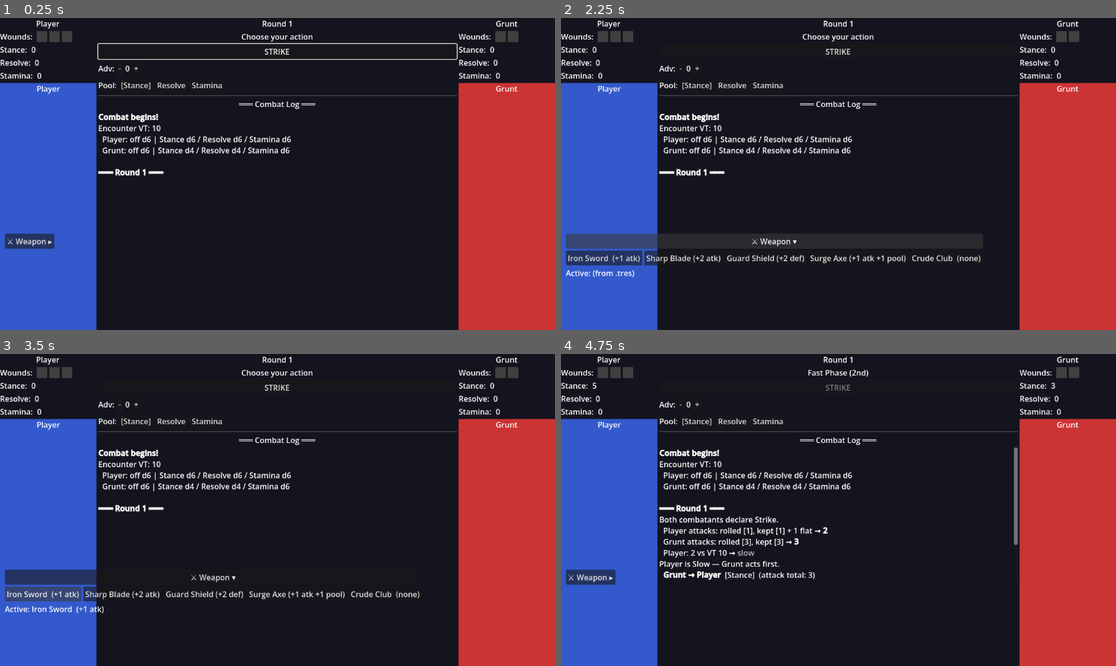
Above: before the commit, frames 1-4 (two rows, left to right).
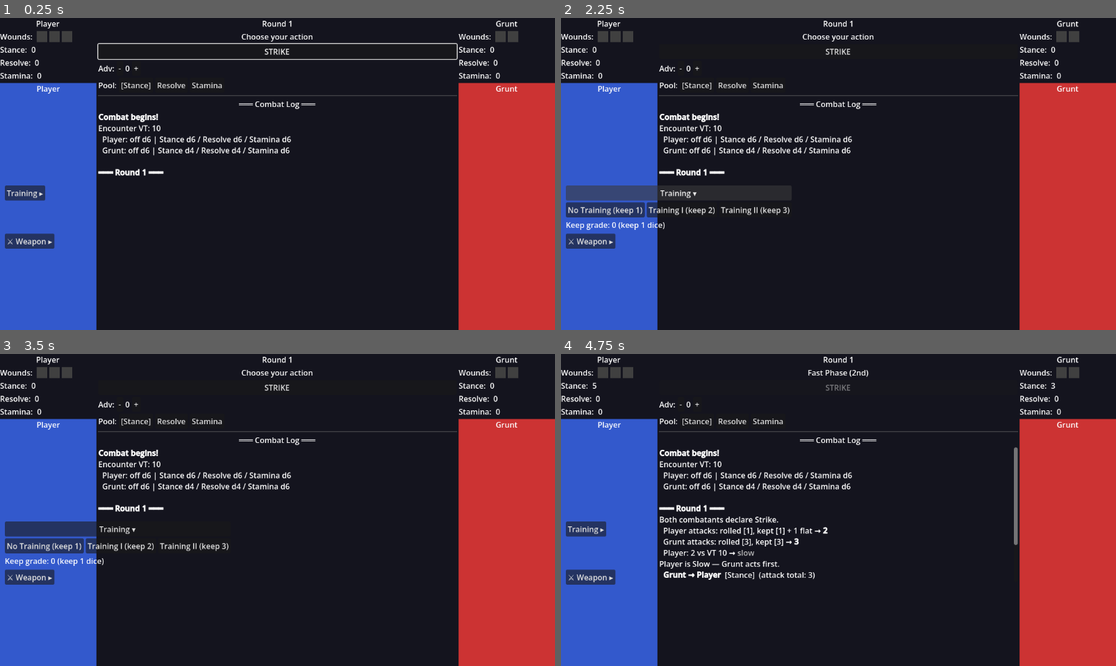
Above: after the commit, the same moments.

Repository: ivano777/kronomania
Game: Godot game, scene res://scenes/battle/BattleScene.tscn
Two runs of this game, one before a commit and one after it. Both use one fixed random seed, a clock stepped at 60 frames per second and the inputs below.
Inputs (mouse positions are in pixels of both pictures, inside the frame that each line leads up to):
- Up to frame 1 (0.25 s): no input
- Up to frame 2 (2.25 s): click "⚔ Weapon ▸" at 0.5 s; click "⚔ Weapon ▾" at 1.25 s; click "⚔ Weapon ▸" (after the commit: "Training ▸") at 2 s
- Up to frame 3 (3.5 s): click (44, 594) at 2.75 s, where only the run before the commit has a clickable "Iron Sword (+1 atk)"
- Up to frame 4 (4.75 s): click "⚔ Weapon ▾" (after the commit: "Training ▾") at 3.5 s; click "STRIKE" at 4.25 s

The runs differ from the first frame. In frame 1, 0.4% of the frame differs, in the area x 0-9%, y 53-59%; in frame 2, 4.2%, in the area x 0-76%, y 53-84%; in frame 3, 4.1%; in frame 4, 0.4%.

Commit message:
feat(progression): Node resource + Training keep grade data-driven wiring
- Add NodeData resource class (category, effect_type, effect_value) as the
  foundation for the Constellation progression system
- Add training_keep_1.tres and training_keep_2.tres authored nodes
- Add CombatantData.starting_nodes: Array[NodeData]; keep_grade remains as
  fallback when no Training node is present
- Wire player_default.tres to start with Training Keep I (effective keep
  grade 1 → keeps 2 dice per roll)
- CombatantState loads starting_nodes into unlocked_nodes at combat init;
  _training_keep_grade() replaces all three direct keep_grade reads
- Add DebugNodeSelector debug widget to toggle Training grades mid-combat
- Update project-status.md: mark Node resource and Keep grade items done

Co-Authored-By: Claude Sonnet 4.6 <noreply@anthropic.com>

Diff:
--- a/autoloads/CombatManager.gd
+++ b/autoloads/CombatManager.gd
@@ -50,6 +50,7 @@
 	var max_wounds: int     = 3
 	var is_defeated: bool   = false
 	var weapon_override: EquipmentData = null  # set by debug tools; null = use data.equipped_weapon
+	var unlocked_nodes: Array[NodeData] = []   # runtime copy of starting_nodes; debug tools may modify
 	# Per-pool guard state (Stance / Resolve / Stamina).
 	var stance_guard: int   = 0
 	var resolve_guard: int  = 0
@@ -63,6 +64,10 @@
 		current_wounds = 0
 		max_wounds = d.max_wounds + (d.equipped_weapon.max_wounds_bonus if d.equipped_weapon else 0)
 		is_defeated = false
+		unlocked_nodes.clear()
+		for n in d.starting_nodes:
+			if n is NodeData:
+				unlocked_nodes.append(n as NodeData)
 		reset_guard()
 
 	func reset_guard() -> void:
@@ -168,12 +173,12 @@
 
 	# ── Roll both attack pools ─────────────────────────────────────────────
 	var p_atk := RollEngine.resolve(
-		_effective_tier(_player), _player.data.dominion_size, _player.data.keep_grade,
+		_effective_tier(_player), _player.data.dominion_size, _training_keep_grade(_player),
 		_attack_flat(_player),
 		net_advantage + _pool_bonus(_player)
 	)
 	var e_atk := RollEngine.resolve(
-		_effective_tier(_enemy), _enemy.data.dominion_size, _enemy.data.keep_grade,
+		_effective_tier(_enemy), _enemy.data.dominion_size, _training_keep_grade(_enemy),
 		_attack_flat(_enemy)
 	)
 
@@ -241,7 +246,7 @@
 	if not defender.is_pool_rolled(target_pool):
 		var def_result := RollEngine.resolve(
 				_effective_tier(defender), defensive_size,
-				defender.data.keep_grade, _guard_flat(defender)
+				_training_keep_grade(defender), _guard_flat(defender)
 			)
 		var guard_val: int = def_result.total as int
 		defender.set_guard_val(target_pool, guard_val)
@@ -352,10 +357,33 @@
 	return w.pool_bonus if w else 0
 
 
+## Returns the effective keep grade for a combatant: highest Training node value,
+## or data.keep_grade as fallback when no Training node is present.
+func _training_keep_grade(state: CombatantState) -> int:
+	var best: int = state.data.keep_grade
+	for node in state.unlocked_nodes:
+		if node.effect_type == "training_keep":
+			best = maxi(best, node.effect_value)
+	return best
+
+
 ## Debug only — swap the player's weapon at runtime without restarting combat.
 func debug_set_player_weapon(weapon: EquipmentData) -> void:
 	if _player:
 		_player.weapon_override = weapon
+
+
+## Debug only — replace the player's unlocked nodes at runtime.
+func debug_set_player_nodes(nodes: Array[NodeData]) -> void:
+	if _player:
+		_player.unlocked_nodes = nodes
+
+
+## Debug only — returns the player's current effective keep grade.
+func debug_get_player_keep_grade() -> int:
+	if _player:
+		return _training_keep_grade(_player)
+	return 0
 
 
 # ── Formatting helpers ────────────────────────────────────────────────────────
--- a/resources/CombatantData.gd
+++ b/resources/CombatantData.gd
@@ -34,3 +34,7 @@
 ## Optional equipped weapon. Applies Potency cap, Forging/Warding flat bonuses,
 ## Fortitude max-wounds bonus, Surge/Drain pool modifier, and stores tags.
 @export var equipped_weapon: EquipmentData = null
+
+## Constellation nodes this combatant starts with.
+## keep_grade above is used as fallback when no Training node provides a value.
+@export var starting_nodes: Array[NodeData] = []
--- /dev/null
+++ b/resources/NodeData.gd
@@ -0,0 +1,17 @@
+# NodeData — immutable configuration for a single Constellation node.
+# Set in .tres files; referenced by CombatantData.starting_nodes.
+class_name NodeData
+extends Resource
+
+## Display name shown in the Constellation UI and logs.
+@export var node_name: String = ""
+
+## Category: "Core" | "Training" | "Ability" | "Flavor"
+@export var category: String = "Training"
+
+## Effect type key used by CombatManager to apply the effect.
+## Current values: "training_keep"
+@export var effect_type: String = ""
+
+## Numeric value for the effect (e.g. keep grade: 1 or 2).
+@export_range(0, 4) var effect_value: int = 0
--- /dev/null
+++ b/resources/data/nodes/training_keep_1.tres
@@ -0,0 +1,10 @@
+[gd_resource type="Resource" script_class="NodeData" format=3 uid="uid://dk3hf5t7g2xnq"]
+
+[ext_resource type="Script" uid="uid://bmnx7e2qr4w9p" path="res://resources/NodeData.gd" id="1_ndscr"]
+
+[resource]
+script = ExtResource("1_ndscr")
+node_name = "Training Keep I"
+category = "Training"
+effect_type = "training_keep"
+effect_value = 1
--- /dev/null
+++ b/resources/data/nodes/training_keep_2.tres
@@ -0,0 +1,10 @@
+[gd_resource type="Resource" script_class="NodeData" format=3 uid="uid://ep4ig6u8h3yov"]
+
+[ext_resource type="Script" uid="uid://bmnx7e2qr4w9p" path="res://resources/NodeData.gd" id="1_ndscr"]
+
+[resource]
+script = ExtResource("1_ndscr")
+node_name = "Training Keep II"
+category = "Training"
+effect_type = "training_keep"
+effect_value = 2
--- a/resources/data/player_default.tres
+++ b/resources/data/player_default.tres
@@ -2,8 +2,10 @@
 
 [ext_resource type="Script" uid="uid://t8js5de36gq8" path="res://resources/CombatantData.gd" id="1_cdscr"]
 [ext_resource type="Resource" uid="uid://b7k4ry9mj2cph" path="res://resources/data/weapons/iron_sword.tres" id="2_weapon"]
+[ext_resource type="Resource" uid="uid://dk3hf5t7g2xnq" path="res://resources/data/nodes/training_keep_1.tres" id="3_node"]
 
 [resource]
 script = ExtResource("1_cdscr")
 combatant_name = "Player"
 equipped_weapon = ExtResource("2_weapon")
+starting_nodes = [ExtResource("3_node")]
--- a/scenes/battle/BattleScene.gd
+++ b/scenes/battle/BattleScene.gd
@@ -8,6 +8,7 @@
 
 # ── Debug scenes (remove path + add_child call to strip at release) ───────────
 const _DBG_WEAPON_SEL := "res://scenes/debug/DebugWeaponSelector.tscn"
+const _DBG_NODE_SEL   := "res://scenes/debug/DebugNodeSelector.tscn"
 
 # ── Node references ───────────────────────────────────────────────────────────
 @onready var _player_hud:    CombatantHUD = $GameLayout/PlayerSide/PlayerHUD
@@ -53,6 +54,8 @@
 	# Debug widgets — instantiated at runtime; safe to remove with the const above.
 	if ResourceLoader.exists(_DBG_WEAPON_SEL):
 		add_child((load(_DBG_WEAPON_SEL) as PackedScene).instantiate())
+	if ResourceLoader.exists(_DBG_NODE_SEL):
+		add_child((load(_DBG_NODE_SEL) as PackedScene).instantiate())
 
 	# Start combat.
 	CombatManager.start_combat(PLAYER_DATA, ENEMY_DATA)
--- /dev/null
+++ b/scenes/debug/DebugNodeSelector.gd
@@ -0,0 +1,41 @@
+extends VBoxContainer
+
+@onready var _toggle: Button = $ToggleButton
+@onready var _panel: VBoxContainer = $Panel
+@onready var _status: Label = $Panel/StatusLabel
+
+
+func _ready() -> void:
+	_panel.hide()
+	_toggle.pressed.connect(_on_toggle)
+	_add_button("No Training (keep 1)", 0)
+	_add_button("Training I (keep 2)", 1)
+	_add_button("Training II (keep 3)", 2)
+	_refresh_status()
+
+
+func _on_toggle() -> void:
+	_panel.visible = not _panel.visible
+	_toggle.text = "Training ▾" if _panel.visible else "Training ▸"
+
+
+func _add_button(label: String, grade: int) -> void:
+	var btn := Button.new()
+	btn.text = label
+	btn.pressed.connect(_apply_grade.bind(grade))
+	$Panel/Buttons.add_child(btn)
+
+
+func _apply_grade(grade: int) -> void:
+	var nodes: Array[NodeData] = []
+	if grade >= 1:
+		nodes.append(load("res://resources/data/nodes/training_keep_1.tres") as NodeData)
+	if grade >= 2:
+		nodes.append(load("res://resources/data/nodes/training_keep_2.tres") as NodeData)
+	CombatManager.debug_set_player_nodes(nodes)
+	_refresh_status()
+
+
+func _refresh_status() -> void:
+	var grade := CombatManager.debug_get_player_keep_grade()
+	_status.text = "Keep grade: %d (keep %d dice)" % [grade, grade + 1]
--- /dev/null
+++ b/scenes/debug/DebugNodeSelector.tscn
@@ -0,0 +1,24 @@
+[gd_scene format=3 uid="uid://bvqny5y0xt4v0"]
+
+[ext_resource type="Script" path="res://scenes/debug/DebugNodeSelector.gd" id="1_nsel"]
+
+[node name="DebugNodeSelector" type="VBoxContainer"]
+anchor_left = 0.0
+anchor_top = 1.0
+anchor_right = 0.0
+anchor_bottom = 1.0
+offset_left = 10.0
+offset_top = -300.0
+offset_bottom = -210.0
+script = ExtResource("1_nsel")
+
+[node name="ToggleButton" type="Button" parent="."]
+text = "Training ▸"
+
+[node name="Panel" type="VBoxContainer" parent="."]
+visible = false
+
+[node name="Buttons" type="HBoxContainer" parent="Panel"]
+
+[node name="StatusLabel" type="Label" parent="Panel"]
+text = "Keep grade: 0 (keep 1 dice)"
Not shown, added: resources/NodeData.gd.uid
Not shown, added: scenes/debug/DebugNodeSelector.gd.uid
Not shown, changed: docs/project-status.md
